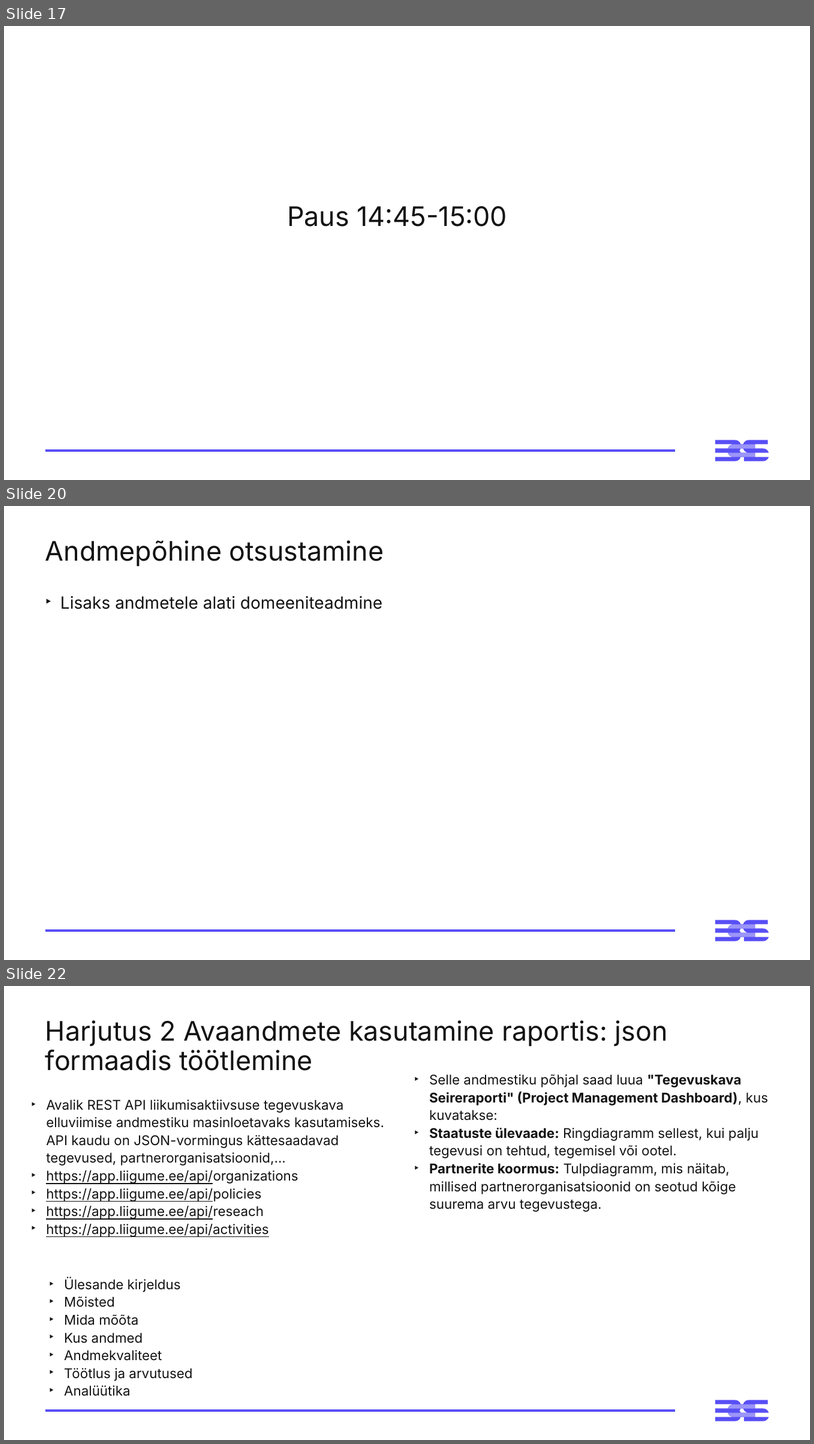
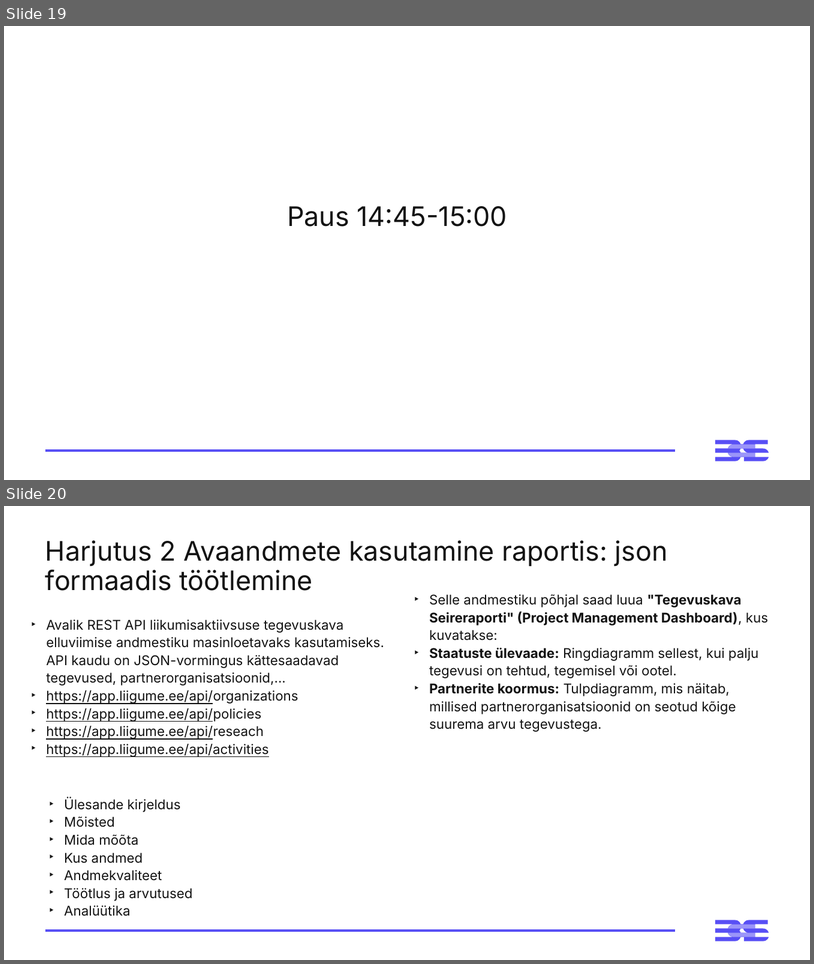
Before and after one commit to emilieabel/andmetarkus, a slide deck: Materjalid/Day4 Andmeplatvormid json/4-paev-andmetarkus-esitlus.pptx. Shown one above the other, each under a label of ours: slides 17, 20 and 22 before the commit, slides 19 and 20 after it; the slides between them are not shown. The pictures are 814x1444 and 814x964 pixels, drawn with LibreOffice and Linux fonts; fonts in the diff are those of the drawing. Boxes give left, top, right and bottom in pixels: in the first picture for what was removed or moved away, otherwise in the second. Text is boxed around its words. In the diff, an @@ line names an element or a change of style, - is before the commit and + after.

```diff
--- a/Materjalid/Day4 Andmeplatvormid json/4-paev-andmetarkus-esitlus.pptx
+++ b/Materjalid/Day4 Andmeplatvormid json/4-paev-andmetarkus-esitlus.pptx
@@ slide 20 removed at [4, 506, 810, 960], background #FFFFFF; not listed: 3 template elements that a slide beside it also shows @@
@@ title removed at [45, 540, 384, 566] @@
-Andmepõhine otsustamine
@@ text removed at [60, 596, 383, 609] @@
-‣ Lisaks andmetele alati domeeniteadmine
@@ what was slide 17 is now slide 19 @@
@@ what was slide 22 is now slide 20 @@
```
Also in this commit, not shown: 1 slide changed, 2 slides added, 3 other slides removed, 2 other files.
